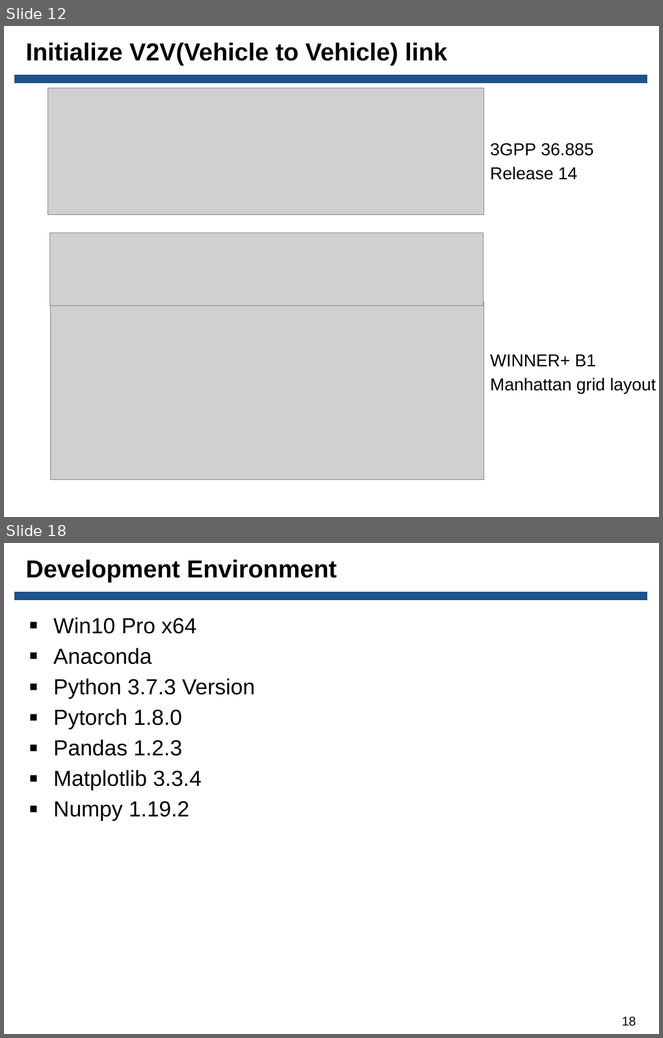
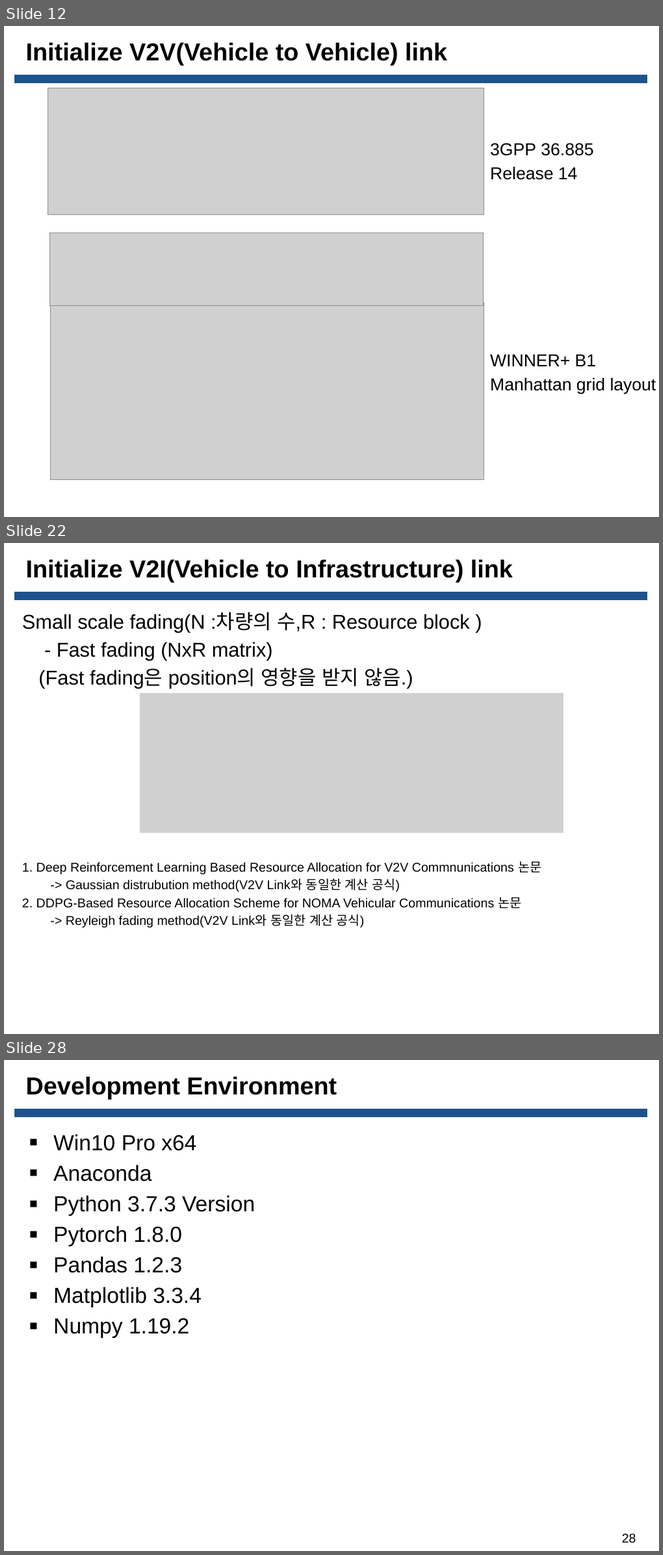
Before and after one commit to Donghee123/MS, a slide deck: V2V DQN Study/C-V2X 3GPP Release 14 채널 시뮬레이션 ppt/20210915_C-V2X 3GPP Release 14 채널 시뮬레이션_한동희_발표자료.pptx. Shown one above the other, each under a label of ours: slides 12 and 18 before the commit, slides 12, 22 and 28 after it; the slides between them are not shown. The pictures are 663x1038 and 663x1555 pixels, drawn with LibreOffice and Linux fonts; fonts in the diff are those of the drawing; grey boxes stand for pictures; background and template pictures are left out. Boxes give left, top, right and bottom in pixels: in the first picture for what was removed or moved away, otherwise in the second. Text is boxed around its words. In the diff, an @@ line names an element or a change of style, - is before the commit and + after.

```diff
--- a/V2V DQN Study/C-V2X 3GPP Release 14 채널 시뮬레이션 ppt/20210915_C-V2X 3GPP Release 14 채널 시뮬레이션_한동희_발표자료.pptx
+++ b/V2V DQN Study/C-V2X 3GPP Release 14 채널 시뮬레이션 ppt/20210915_C-V2X 3GPP Release 14 채널 시뮬레이션_한동희_발표자료.pptx
@@ slide 22 added at [4,543,659,1034], background picture (left out); not listed: 1 template element that a slide beside it also shows @@
@@ title added at [26,559,513,583], 27 pt, text #000000, bold @@
+Initialize V2I(Vehicle to Infrastructure) link
@@ text added at [22,613,542,928], 14 pt, text #000000 @@
+Small scale fading(N :차량의 수,R : Resource block )
+- Fast fading (NxR matrix)
+(Fast fading은 position의 영향을 받지 않음.)
+1. Deep Reinforcement Learning Based Resource Allocation for V2V Commnunications 논문
+-> Gaussian distrubution method(V2V Link와 동일한 계산 공식)
+2. DDPG-Based Resource Allocation Scheme for NOMA Vehicular Communications 논문
+-> Reyleigh fading method(V2V Link와 동일한 계산 공식)
@@ picture added at [140,693,564,834] @@
@@ what was slide 18 is now slide 28 @@
@@ page number at [622,1534,636,1544]: text changed @@
-18
+28
```
Also in this commit, not shown: 6 slides changed, 9 other slides added, 1 other file.
